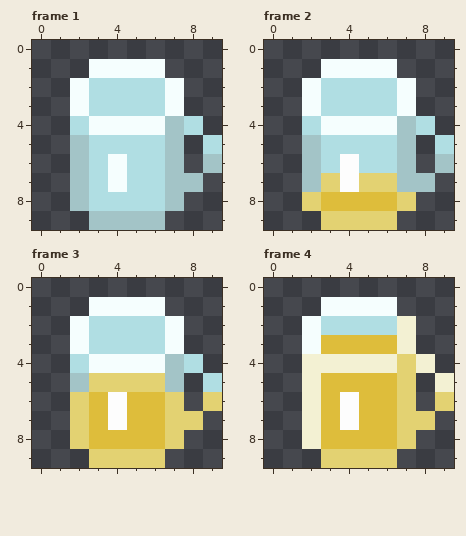
File history of a pixel-art file, art/beer-sm.aseprite. This is how it looked before the edit.
10x10 pixels, 5 frames. Shown: frame 1, frame 2, frame 3, frame 4. The commit also changed other frames, which this record leaves out.
The result:
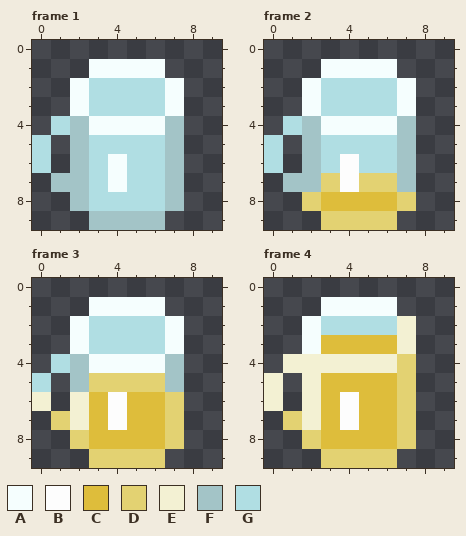
Palette (. is transparent): A #f5fefe  B #fdfdfd  C #debd3b  D #e3d272  E #f3f1d3  F #a3c4c7  G #b0dee3
The author wrote: Beer-drinking animation
The edit:
Frame 1:
y 4: x 1..2 .G -> GF; x 8 G -> .
y 5: x 0 . -> G; x 9 G -> .
y 6: x 0 . -> G; x 9 F -> .
y 7: x 1 . -> F; x 8 F -> .
Frame 2: the same change as frame 1
Frame 3:
y 4: x 1..2 .G -> GF; x 8 G -> .
y 5: x 0 . -> G; x 9 G -> .
y 6: x 0 . -> E; x 2 D -> E; x 9 D -> .
y 7: x 1..2 .D -> DE; x 8 D -> .
Frame 4:
y 4: x 1 . -> E; x 8 E -> .
y 5: x 0 . -> E; x 9 E -> .
y 6: x 0 . -> E; x 9 D -> .
y 7: x 1 . -> D; x 8 D -> .
y 8: x 2 E -> D
Boxes around the changes in both pictures, in picture pixels (x1, y1, x2, y2):
changed: (32, 116, 89, 192)
erased: (184, 116, 222, 192)
changed: (264, 116, 321, 192)
erased: (416, 116, 454, 192)
changed: (32, 354, 89, 430)
erased: (184, 354, 222, 430)
changed: (264, 354, 321, 449)
erased: (416, 354, 454, 430)
